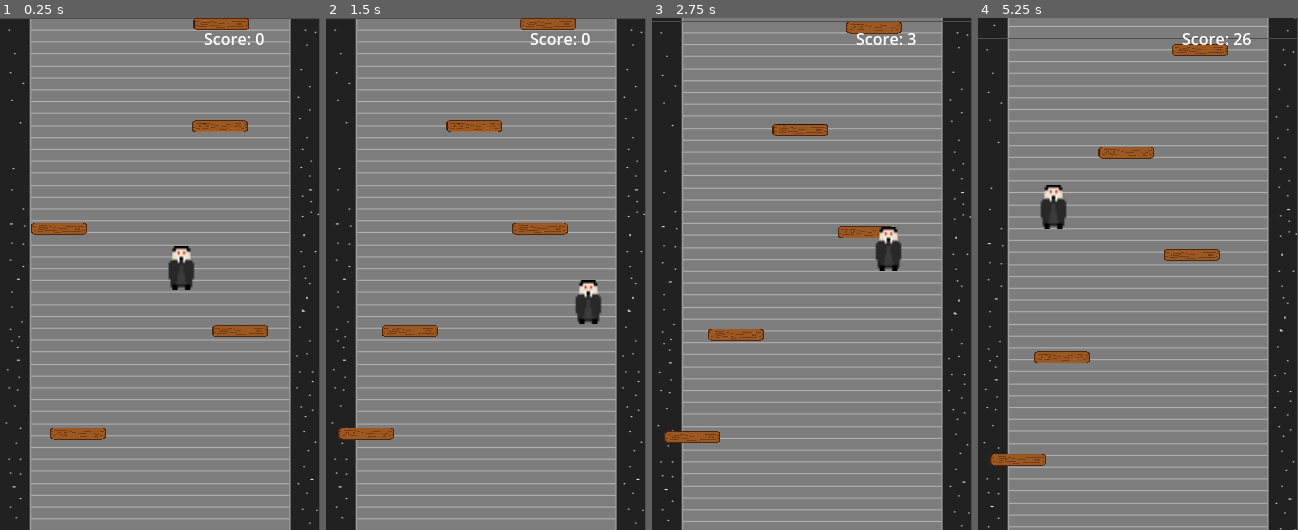
Above: before the commit, frames 1-4 (left to right).
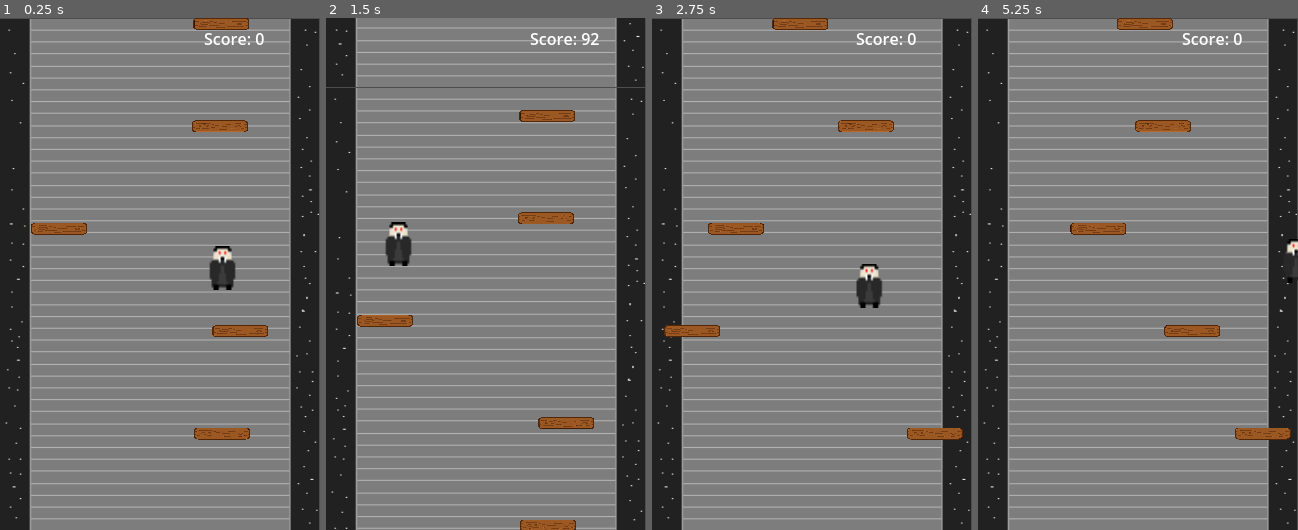
Above: after the commit, the same moments.

Repository: conradbyrne/Vampire-Jump
Game: Godot game, scene res://levels/Level.tscn
Same seed, same stepped clock (60 frames per second), same inputs: the game is played once before the commit and once after it.
Inputs:
- Up to frame 1 (0.25 s): no input
- Up to frame 2 (1.5 s): hold D (move_right) from 0.53 s (still down)
- Up to frame 3 (2.75 s): release D (move_right) at 2.03 s; hold A (move_left) from 2.03 s (still down)
- Up to frame 4 (5.25 s): release A (move_left) at 2.78 s; hold D (move_right) 2.78-4.28 s; hold A (move_left) 4.28-5.03 s; hold D (move_right) from 5.03 s (still down)

The runs differ from the first frame. In frame 1, 2.0% of the frame differs, in the area x 15-79%, y 44-83%; in frame 2, 20%, in the area x 0-100%, y 0-100%; in frame 3, 20%; in frame 4, 20%.

Commit message:
Update Level.gd
Re-added code to make sure the first platform spawns under the player.

Diff:
--- a/levels/Level.gd
+++ b/levels/Level.gd
@@ -39,6 +39,10 @@
 		inst.items_spawned = false   # flag on each Platform
 		platform_parent.add_child(inst)
 		platforms.append(inst)
+
+	# Set initial platform position under player
+	player.global_position.x = rand_x()
+	platforms.back().global_position.x = player.global_position.x
 
 func _physics_process(delta: float) -> void:
 	if player.global_position.y < threshold:
